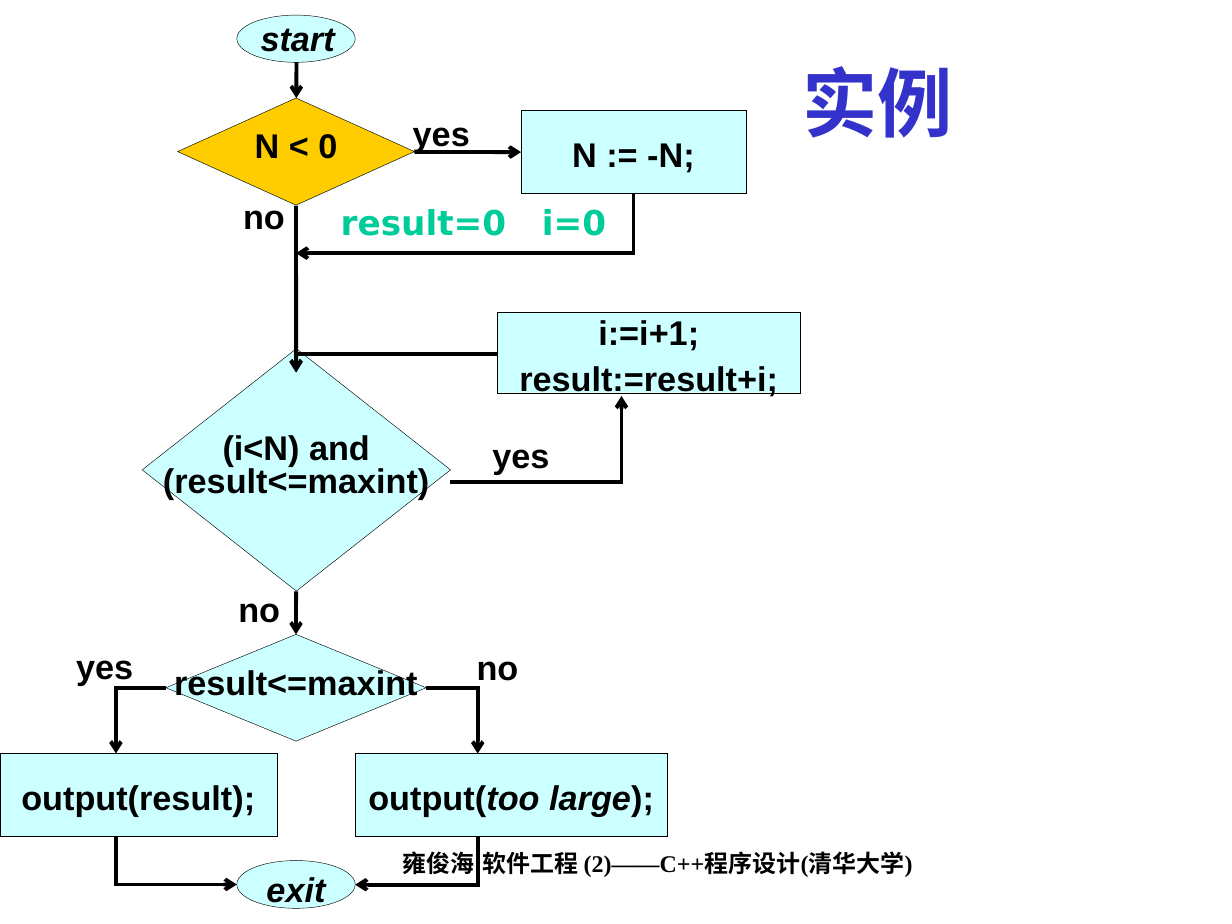
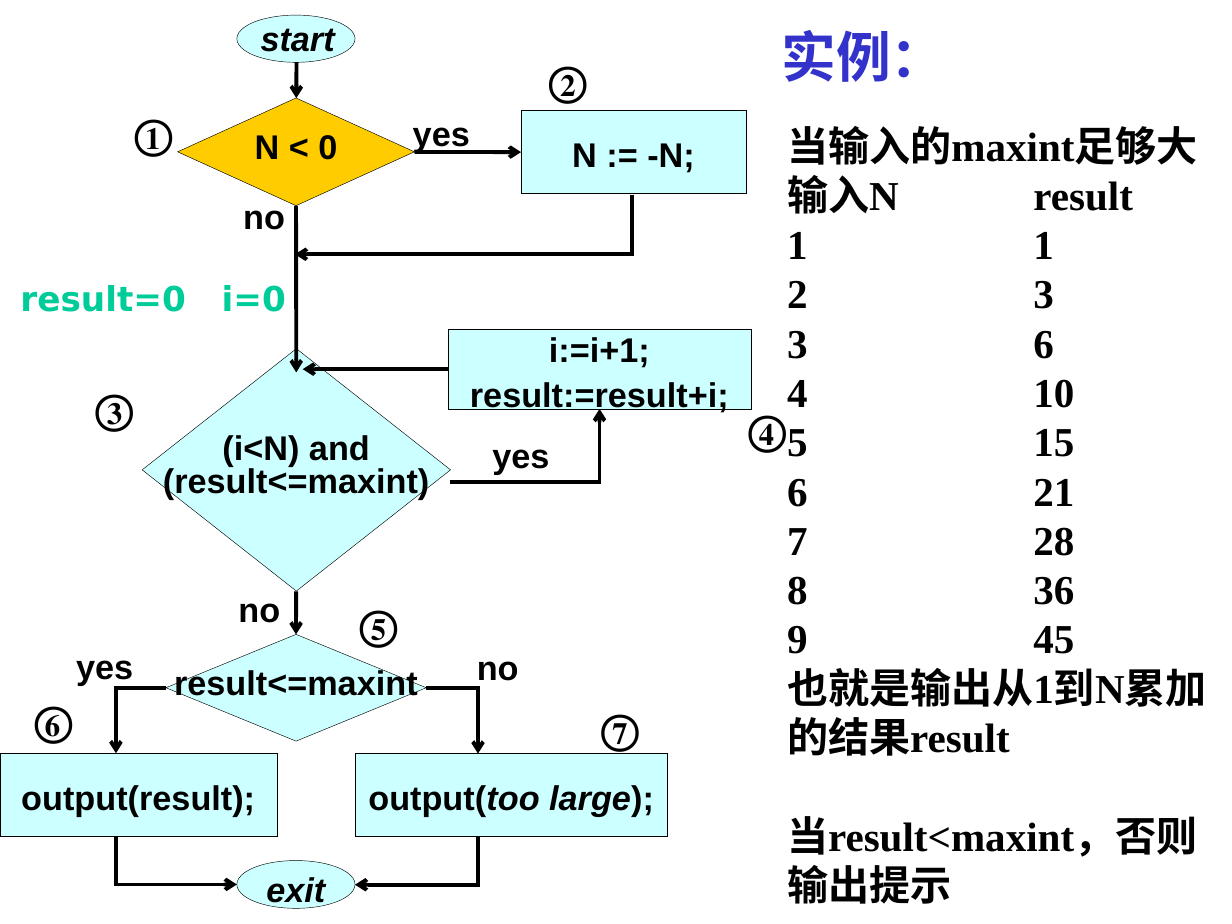
Before and after one commit to Moirai7/GTestLite, a slide deck: slide 13 of 第14讲_程序调试与验证.ppt (slide 8 before the commit). Drawn at 1232x924 pixels with LibreOffice and Linux fonts; fonts in the diff are those of the drawing. Boxes give left, top, right and bottom in pixels: in the first picture for what was removed or moved away, otherwise in the second. Text is boxed around its words. In the diff, an @@ line names an element or a change of style, - is before the commit and + after.

```diff
--- a/第14讲_程序调试与验证.ppt
+++ b/第14讲_程序调试与验证.ppt
@@ title at (781,30,945,82): text changed; size 44 to 32 pt @@
-实例
+实例：
@@ text added at (549,66,587,104), 24 pt, text #000000, bold @@
+②
@@ text added at (134,119,172,157), 24 pt, text #000000, bold @@
+①
@@ text added at (787,126,1207,904), 24 pt, text #000000, bold @@
+当输入的maxint足够大
+输入N result
+1 1
+2 3
+3 6
+4 10
+5 15
+6 21
+7 28
+8 36
+9 45
+也就是输出从1到N累加的结果result
+当result<maxint，否则输出提示
@@ elbow arrow (632, 195) - (294, 254): route changed @@
@@ text "result=0 i=0": place and size @@
-text "result=0 i=0" at (341,209,606,236)
+text "result=0 i=0" at (20,285,286,312)
@@ rectangle "i:=i+1;": place and size @@
-rectangle "i:=i+1;" at (498,313,801,393)
+rectangle "i:=i+1;" at (448,329,752,409)
@@ elbow arrow moved from (498, 355) - (296, 372) to (448, 368) - (303, 370) @@
@@ text added at (787,380,808,407), 24 pt, text #000000, bold @@
+④
@@ text added at (95,394,133,432), 24 pt, text #000000, bold @@
+③
@@ elbow arrow moved from (450, 482) - (621, 395) to (451, 482) - (600, 409) @@
@@ text added at (359,610,397,648), 24 pt, text #000000, bold @@
+⑤
@@ text added at (34,706,72,744), 24 pt, text #000000, bold @@
+⑥
@@ text added at (601,714,639,756), 24 pt, text #000000, bold @@
+⑦
@@ text removed at (402,847,913,878) @@
-雍俊海:软件工程 (2)——C++程序设计(清华大学)
```
Also in this commit, not shown: 30 other slides changed, 50 slides added, 3 slides removed, 20 other files.
